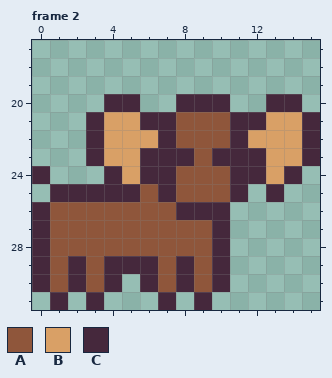
File history of a pixel-art file, assets/kamil.aseprite. Above, as it was before the edit.
16x32 pixels, 2 frames. Shown: frame 2: x 0..15, y 17..31.
Palette (. is transparent): A #8f563b  B #d9a066  C #45283c
Pixels before, frame 2, first column x 0:
20 ....CC..CCC..CC.
21 ...CBBCCAAACCBBC
22 ...CBBBCAAACBBBC
23 ...CBBCCCACCCBBC
24 C...CBCCAAACCBC.
25 .CCCCCACAAAC.C..
26 CAAAAAAACCC.....
27 CAAAAAAAAAC.....
28 CAAAAAAAAAC.....
29 CACACCCACAC.....
30 CACAC.CACAC.....
31 .C.C...C.C......
The same view after the edit:
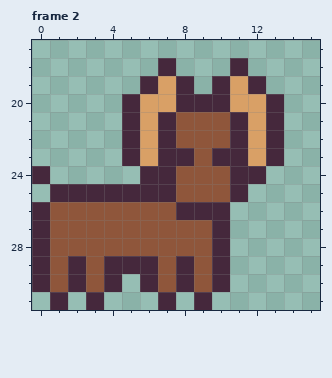
What changed:
{"where": "frame 2"}
{"frame":2,"y":18,"x":7,"old":".","new":"C"}
{"frame":2,"y":18,"x":11,"old":".","new":"C"}
{"frame":2,"y":19,"x":6,"old":"...","new":"CBC"}
{"frame":2,"y":19,"x":10,"old":"...","new":"CBC"}
{"frame":2,"y":20,"x":4,"old":"C","new":"."}
{"frame":2,"y":20,"x":6,"old":"..","new":"BB"}
{"frame":2,"y":20,"x":11,"old":"..","new":"BB"}
{"frame":2,"y":20,"x":14,"old":"C","new":"."}
{"frame":2,"y":21,"x":3,"old":"CBBC","new":"..CB"}
{"frame":2,"y":21,"x":12,"old":"CBBC","new":"BC.."}
{"frame":2,"y":22,"x":3,"old":"CBB","new":"..C"}
{"frame":2,"y":22,"x":13,"old":"BBC","new":"C.."}
{"frame":2,"y":23,"x":3,"old":"CBBC","new":"..CB"}
{"frame":2,"y":23,"x":12,"old":"CBBC","new":"BC.."}
{"frame":2,"y":24,"x":4,"old":"CB","new":".."}
{"frame":2,"y":24,"x":13,"old":"BC","new":".."}
{"frame":2,"y":25,"x":6,"old":"A","new":"C"}
{"frame":2,"y":25,"x":13,"old":"C","new":"."}
{"label":"changed","picture_box":[86,58,320,202]}
